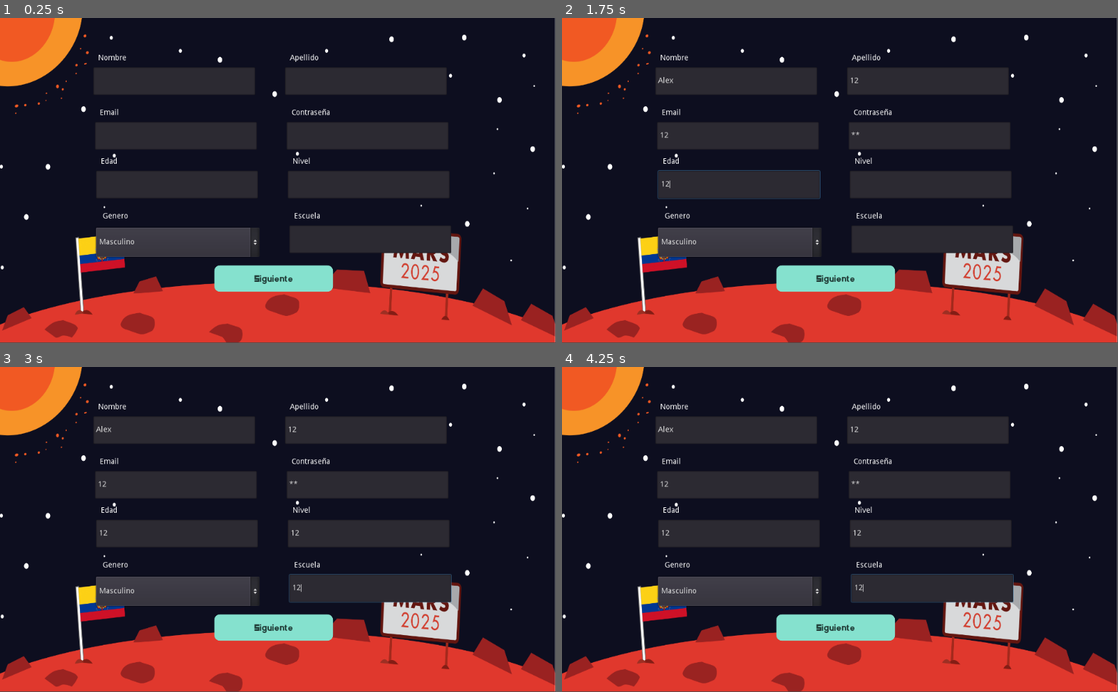
Above: before the commit, frames 1-4 (two rows, left to right).
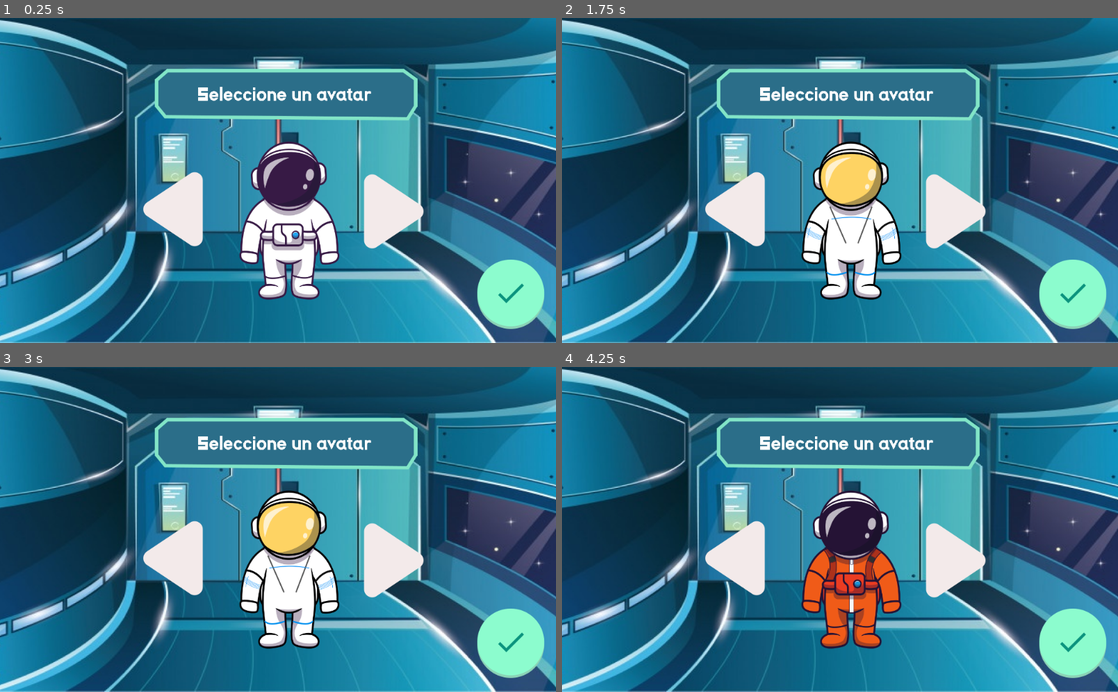
Above: after the commit, the same moments.

Repository: Space-Travelers/Game
Game: Godot game, scene res://src/scenes/register/register.tscn
Same seed, same stepped clock (60 frames per second), same inputs: the game is played once before the commit and once after it. This scene is started directly instead of the project's main scene.
Inputs (mouse positions are in pixels of both pictures, inside the frame that each line leads up to):
- Up to frame 1 (0.25 s): no input
- Up to frame 2 (1.75 s): click (734, 79) at 0.52 s; type "Alex" at 0.6 s; click (928, 79) at 0.75 s; type "12" at 0.83 s; click (739, 135) at 0.98 s; type "12" at 1.07 s; click (928, 135) at 1.27 s; type "12" at 1.35 s; click (739, 183) at 1.5 s; type "12" at 1.58 s; click (928, 183) at 1.73 s
- Up to frame 3 (3 s): type "12" at 1.82 s; click (372, 588) at 2.02 s; type "12" at 2.1 s; click (400, 562) at 2.77 s
- Up to frame 4 (4.25 s): click (739, 562) at 3.52 s

The runs differ from the first frame. In frame 1, 99% of the frame differs, in the area x 0-100%, y 0-100%; in frame 2, 99%; in frame 3, 99%; in frame 4, 98%.

Commit message:
change avatar

Diff:
--- a/src/scenes/register/register.gd
+++ b/src/scenes/register/register.gd
@@ -50,18 +50,7 @@
 	$avatar.show()
 
 
-func _on_buttonRight_pressed():
-	current_avatar_index +=1;
-	if (current_avatar_index>3):
-		current_avatar_index = 1;
-	change_img_avatar(avatars["avatar"+String(current_avatar_index)])
 
-
-func _on_buttonLeft_pressed():
-	current_avatar_index -=1;
-	if (current_avatar_index<1):
-		current_avatar_index = 3;
-	change_img_avatar(avatars["avatar"+String(current_avatar_index)])
 
 
 
@@ -91,3 +80,17 @@
 				print(body.get_string_from_utf8())
 			else:
 				print("erro prueba")
+
+
+func _on_buttonRight_pressed():
+	current_avatar_index +=1;
+	if (current_avatar_index>3):
+		current_avatar_index = 1;
+	change_img_avatar(avatars["avatar"+String(current_avatar_index)])
+
+
+func _on_buttonLeft_pressed():
+	current_avatar_index -=1;
+	if (current_avatar_index<1):
+		current_avatar_index = 3;
+	change_img_avatar(avatars["avatar"+String(current_avatar_index)])
--- a/src/scenes/register/register.tscn
+++ b/src/scenes/register/register.tscn
@@ -10,7 +10,6 @@
 [ext_resource path="res://assets/UI/buttons/button-left.svg" type="Texture" id=8]
 [ext_resource path="res://assets/UI/astronauts/avatar1.svg" type="Texture" id=9]
 [ext_resource path="res://assets/UI/buttons/check.png" type="Texture" id=10]
-[ext_resource path="res://assets/UI/astronauts/astronaut-default.svg" type="Texture" id=11]
 
 [node name="Control" type="Control"]
 margin_right = 40.0
@@ -157,7 +156,6 @@
 [node name="HTTPRequest" type="HTTPRequest" parent="."]
 
 [node name="avatar" type="Control" parent="."]
-visible = false
 margin_right = 40.0
 margin_bottom = 40.0
 
@@ -188,11 +186,6 @@
 scale = Vector2( 0.588658, 0.597169 )
 texture = ExtResource( 9 )
 
-[node name="Sprite2" type="Sprite" parent="avatar"]
-position = Vector2( 534, 379 )
-scale = Vector2( 0.604633, 0.604633 )
-texture = ExtResource( 11 )
-
 [node name="buttonRight" type="TextureButton" parent="avatar"]
 margin_left = 670.0
 margin_top = 288.0
Not shown: 1 places in src/scenes/register/register.tscn that only renumber resources
